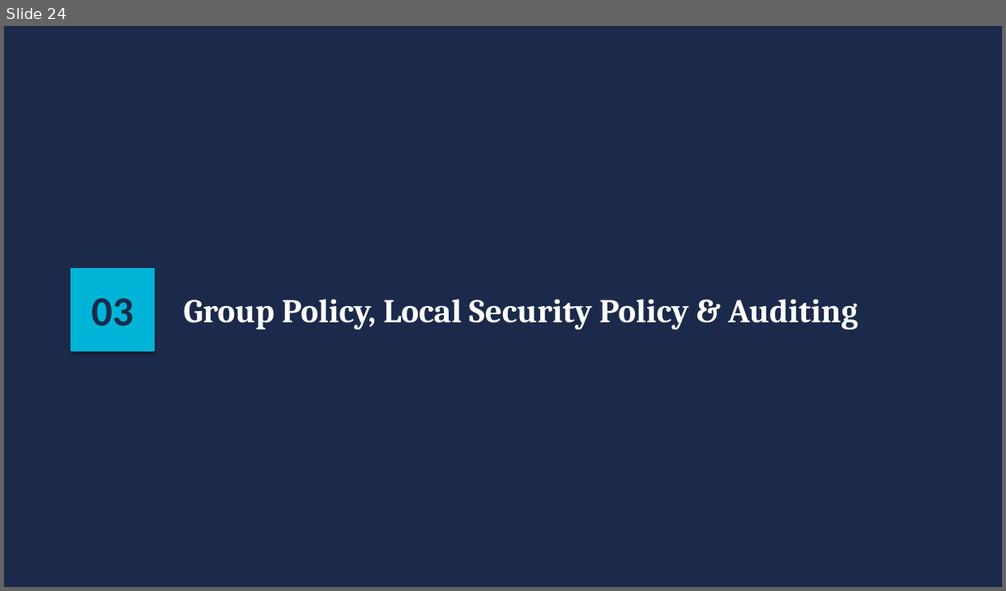
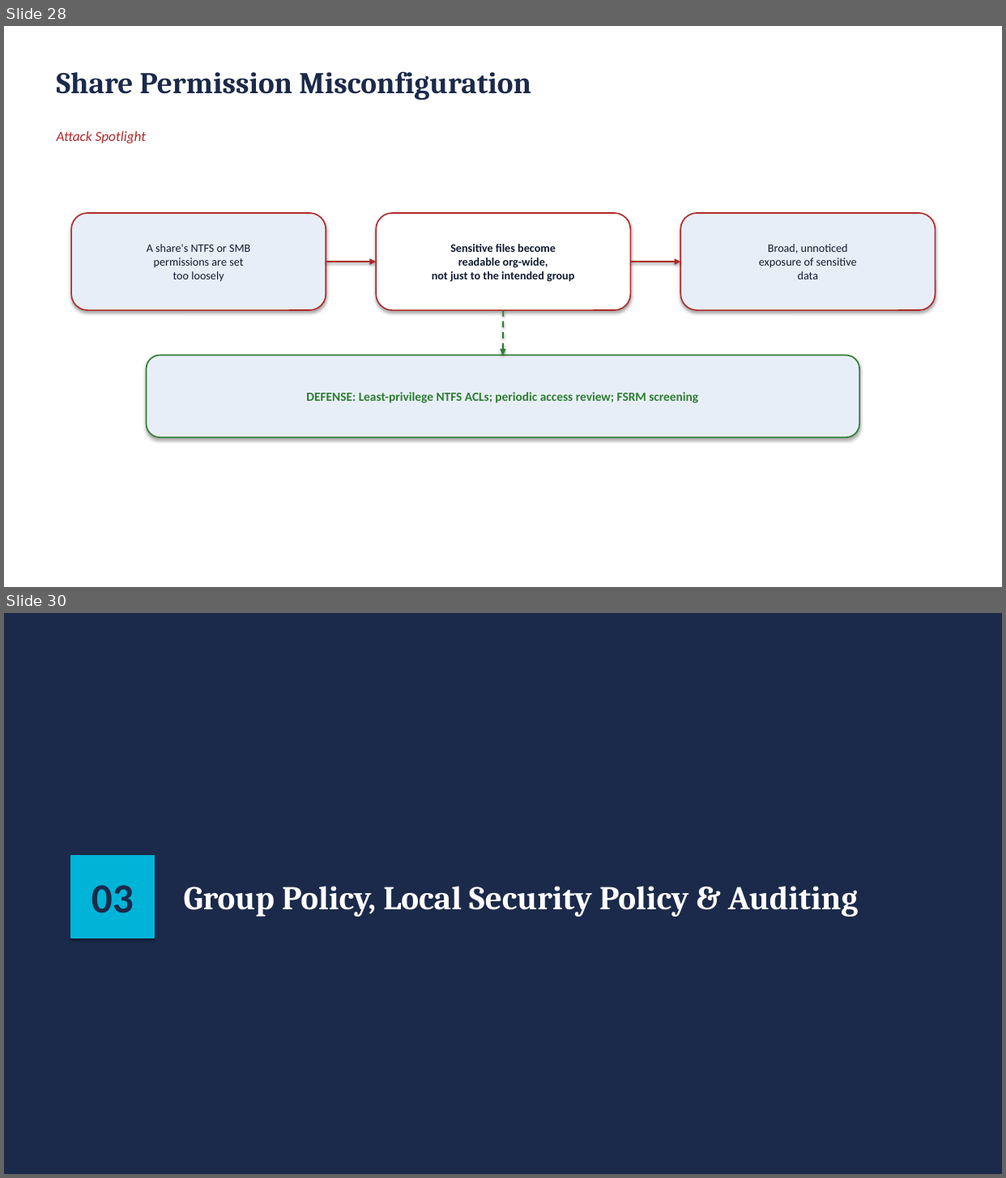
Before and after one commit to BYU-CYBER-444/byu-cyber-444.github.io, a slide deck: lectures/CYBER444_Week03_Windows_Server_Administration.pptx. Shown one above the other, each under a label of ours: slide 24 before the commit, slides 28 and 30 after it; the slides between them are not shown. The pictures are 1006x591 and 1006x1178 pixels, drawn with LibreOffice and Linux fonts; fonts in the diff are those of the drawing. Boxes give left, top, right and bottom in pixels: in the first picture for what was removed or moved away, otherwise in the second. Text is boxed around its words. In the diff, an @@ line names an element or a change of style, - is before the commit and + after.

```diff
--- a/lectures/CYBER444_Week03_Windows_Server_Administration.pptx
+++ b/lectures/CYBER444_Week03_Windows_Server_Administration.pptx
@@ slide 28 added at (x1=4, y1=26, x2=1002, y2=587), background #FFFFFF @@
@@ text added at (x1=57, y1=71, x2=531, y2=100), 29 pt, text #1B2A4A, bold @@
+Share Permission Misconfiguration
@@ text added at (x1=57, y1=131, x2=146, y2=143), 13.5 pt, text #B02A2A, italic @@
+Attack Spotlight
@@ rounded rectangle added at (x1=71, y1=213, x2=326, y2=310), fill #E8EEF7, outline #B02A2A 1.25 pt, 11 pt, text #111B30 @@
+A share's NTFS or SMB
+permissions are set
+too loosely
@@ rounded rectangle added at (x1=376, y1=213, x2=631, y2=310), fill #FFFFFF, outline #B02A2A 1.25 pt, 11 pt, text #111B30, bold @@
+Sensitive files become
+readable org-wide,
+not just to the intended group
@@ rounded rectangle added at (x1=681, y1=213, x2=936, y2=310), fill #E8EEF7, outline #B02A2A 1.25 pt, 11 pt, text #111B30 @@
+Broad, unnoticed
+exposure of sensitive
+data
@@ arrow added from (326, 262) to (376, 262), #B02A2A 2 pt @@
@@ arrow added from (631, 262) to (681, 262), #B02A2A 2 pt @@
@@ arrow added from (503, 310) to (503, 356), #2E7D32 1.5 pt dashed @@
@@ rounded rectangle added at (x1=147, y1=356, x2=859, y2=437), fill #E8EEF7, outline #2E7D32 1.25 pt, 12 pt, text #2E7D32, bold @@
+DEFENSE: Least-privilege NTFS ACLs; periodic access review; FSRM screening
@@ what was slide 24 is now slide 30 @@
```
Also in this commit, not shown: 2 slides changed, 37 other slides added, 8 slides removed.
